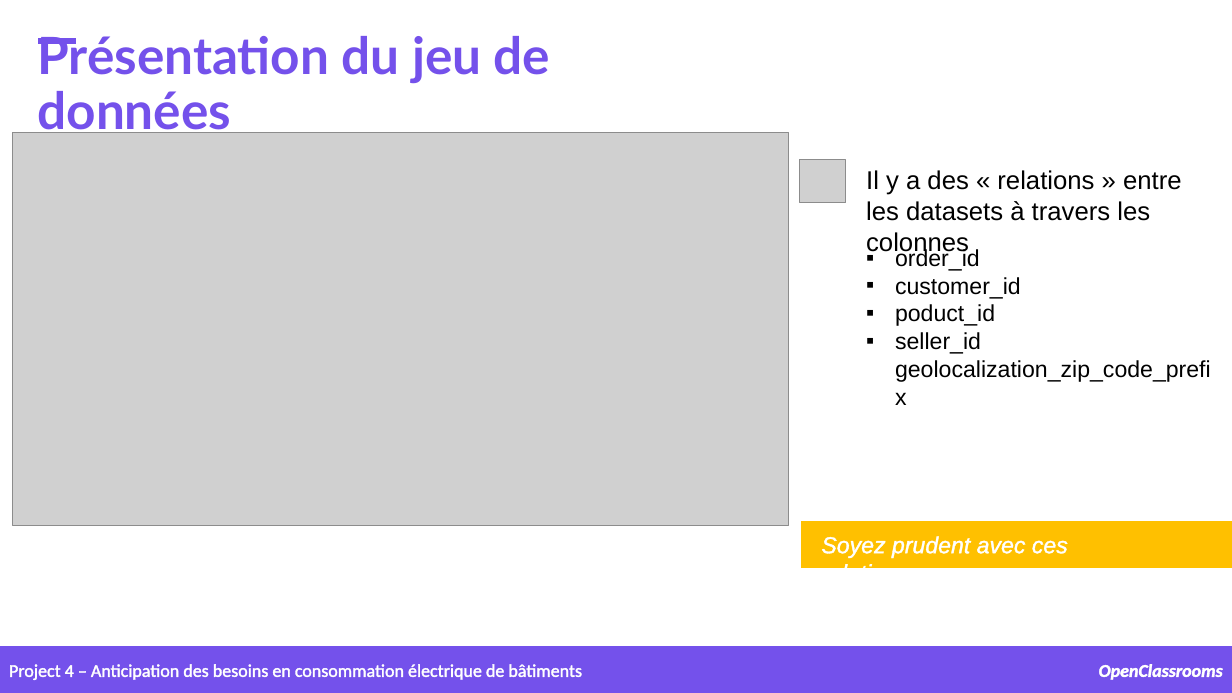
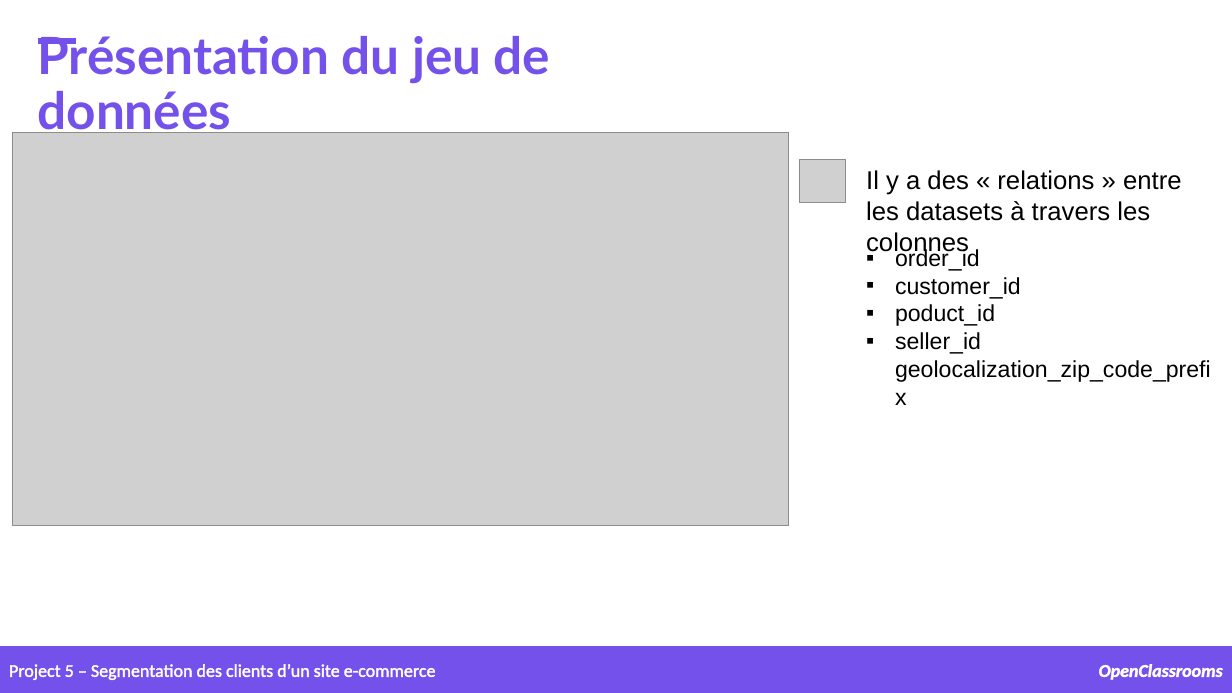
Before and after one commit to samirhinojosa/OC-P5-segment-customers-of-website, a slide deck: slide 6 of supports/P5_presentation v2.pptx. Drawn at 1232x693 pixels with LibreOffice and Linux fonts; fonts in the diff are those of the drawing; grey boxes stand for pictures; background and template pictures are left out. Boxes give left, top, right and bottom in pixels: in the first picture for what was removed or moved away, otherwise in the second. Text is boxed around its words. In the diff, an @@ line names an element or a change of style, - is before the commit and + after.

```diff
--- a/supports/P5_presentation v2.pptx
+++ b/supports/P5_presentation v2.pptx
@@ rectangle removed at <box>801,521,1232,567</box> @@
@@ text removed at <box>821,536,1068,568</box> @@
-Soyez prudent avec ces relations.
@@ text at <box>9,664,436,680</box>: text changed @@
-Project 4 – Anticipation des besoins en consommation électrique de bâtiments
+Project 5 – Segmentation des clients d’un site e-commerce
```
Also in this commit, not shown: 24 other slides changed, 1 slide added, 3 other files.
